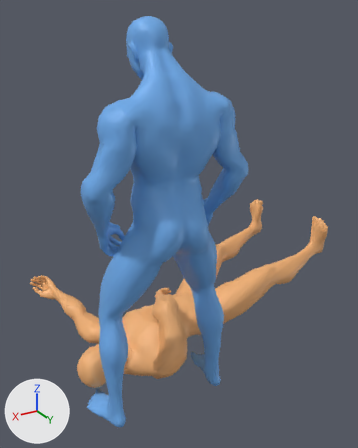
The glTF model muscle-detective/assets/glbs/chokeslam_v2c.glb as it was, and as the next commit left it.
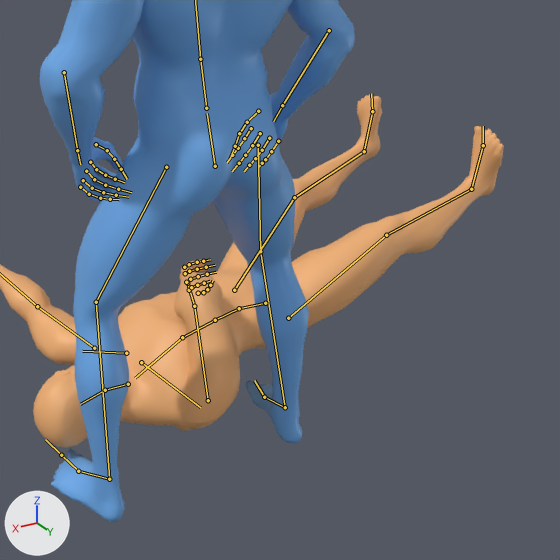
Each version appears first whole from a 50 mm camera at (0.93, 1.54, 1.75) aimed at (-0.32, -0.53, 0.72), and next in a close-up on the part from 17% to 100% of the width and 33% to 100% of the height. The lights are fixed; the arrows at lower left show +X, +Y and +Z. The last two pictures show the newer version. Both versions are drawn at frame 84 of the action 'Chokeslam_B_V6'; the numbers are the values there. The bones that change, and the others that lie on the model, are drawn over the model as lines in the close-ups.

Names of what the first close-up shows: 'SuperHero_Male', 'SuperHero_Male.001' and 1 more.
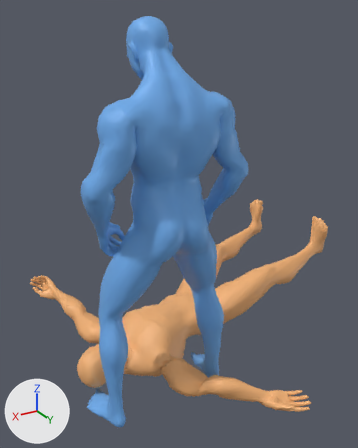
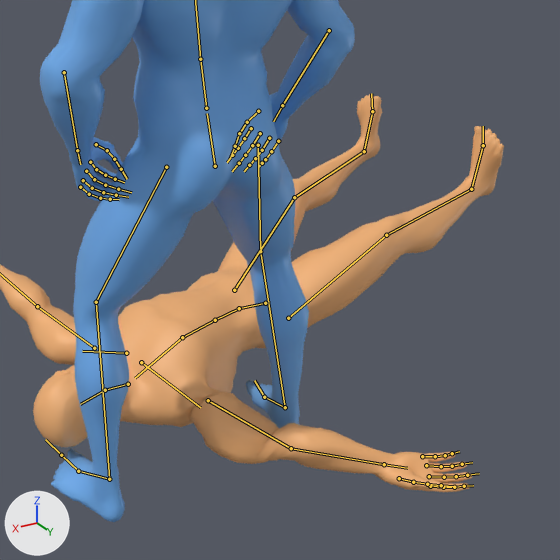
What differs and where, as boxes [x1, y1, x2, y2] in the close-ups (560 x 560 px):
'SuperHero_Male.001', posed: before [0, 94, 504, 447]; after [0, 94, 504, 492]
bone 'upperarm_r', root to tip: before (208, 400) to (194, 306); after (208, 400) to (291, 448)
bone 'lowerarm_r', root to tip: before (194, 306) to (187, 283); after (291, 448) to (384, 464)
bone 'hand_r', root to tip: before (187, 283) to (185, 280); after (384, 464) to (407, 468)
bone 'index_01_r', root to tip: before (189, 290) to (191, 287); after (430, 486) to (443, 487)
bone 'index_02_r', root to tip: before (191, 287) to (197, 285); after (443, 487) to (454, 487)
bone 'middle_01_r', root to tip: before (186, 282) to (190, 279); after (429, 476) to (444, 477)
bone 'middle_02_r', root to tip: before (190, 279) to (198, 276); after (444, 477) to (456, 476)
bone 'pinky_01_r', root to tip: before (184, 267) to (189, 264); after (422, 456) to (435, 456)
bone 'pinky_02_r', root to tip: before (189, 264) to (197, 262); after (435, 456) to (445, 455)
bone 'ring_01_r', root to tip: before (185, 273) to (189, 271); after (426, 465) to (441, 466)
bone 'ring_02_r', root to tip: before (189, 271) to (197, 269); after (441, 466) to (452, 466)
bone 'thumb_02_r', root to tip: before (203, 292) to (207, 289); after (413, 482) to (427, 484)

The change in detail:
Bone 'upperarm_r' (bone_upperarm_r) turns from (115, -7, -37) to (55, -122, -39) degrees about its own x, y and z.
Bone 'lowerarm_r' (bone_lowerarm_r) turns from (72, -10, -2) to (-30, -115, 13) degrees about its own x, y and z.
Bone 'hand_r' (bone_hand_r) turns from (8, -1, -2) to (1, -25, 0) degrees about its own x, y and z.
Bone 'index_01_r' (bone_index_01_r) turns from (18, 0, 0) to (8, 0, 0) degrees about its own x, y and z.
Bone 'index_02_r' (bone_index_02_r) turns from (26, 0, 0) to (12, 0, 0) degrees about its own x, y and z.
Bone 'middle_01_r' (bone_middle_01_r) turns from (22, 0, 0) to (10, 0, 0) degrees about its own x, y and z.
Bone 'middle_02_r' (bone_middle_02_r) turns from (32, 0, 0) to (15, 0, 0) degrees about its own x, y and z.
Bone 'pinky_01_r' (bone_pinky_01_r) turns from (30, 0, 0) to (14, 0, 0) degrees about its own x, y and z.
Bone 'pinky_02_r' (bone_pinky_02_r) turns from (40, 0, 0) to (19, 0, 0) degrees about its own x, y and z.
Bone 'ring_01_r' (bone_ring_01_r) turns from (26, 0, 0) to (12, 0, 0) degrees about its own x, y and z.
Bone 'ring_02_r' (bone_ring_02_r) turns from (36, 0, 0) to (17, 0, 0) degrees about its own x, y and z.
Bone 'thumb_02_r' (bone_thumb_02_r) turns from (14, 0, 0) to (7, 0, 0) degrees about its own x, y and z.
